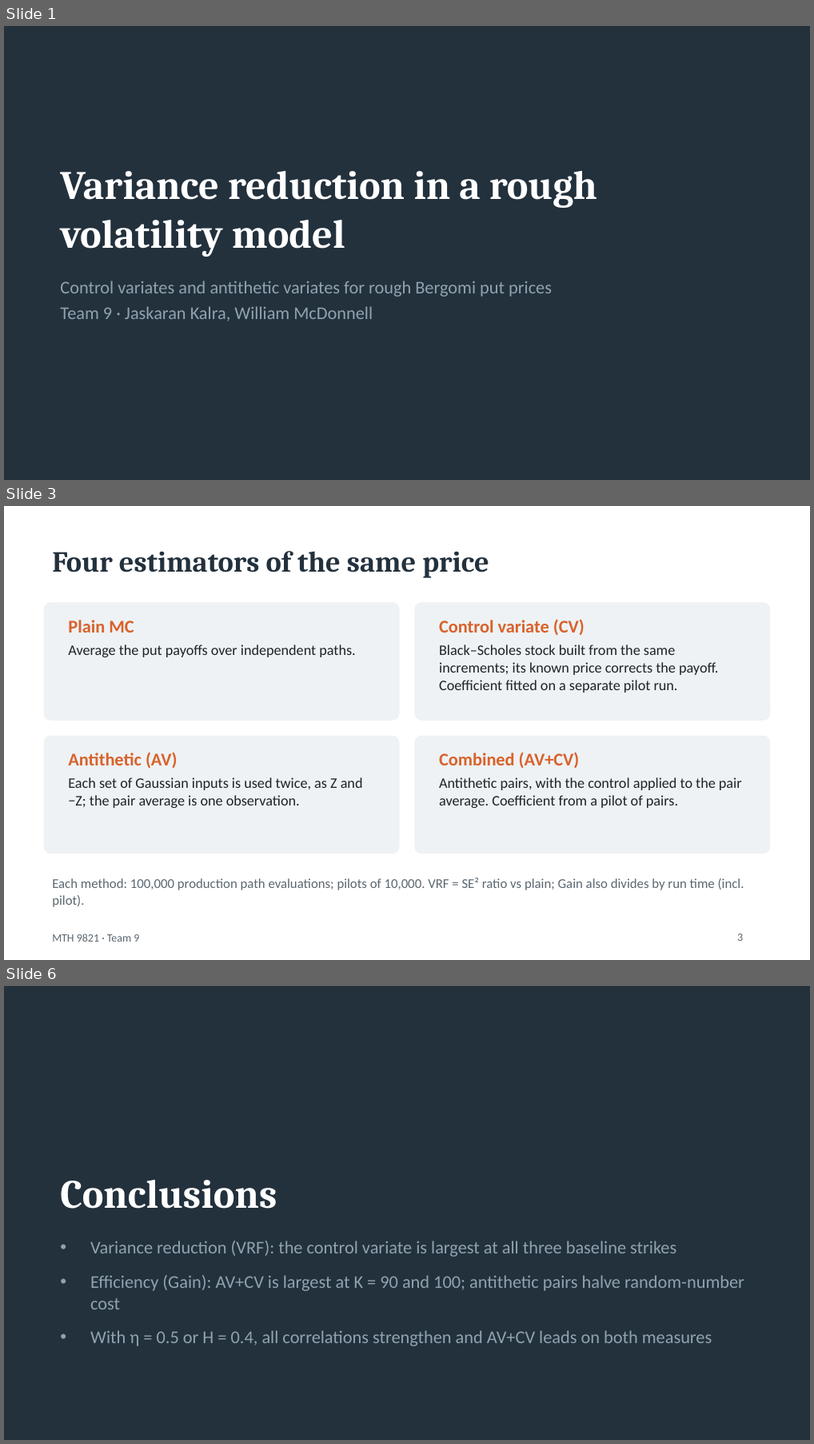
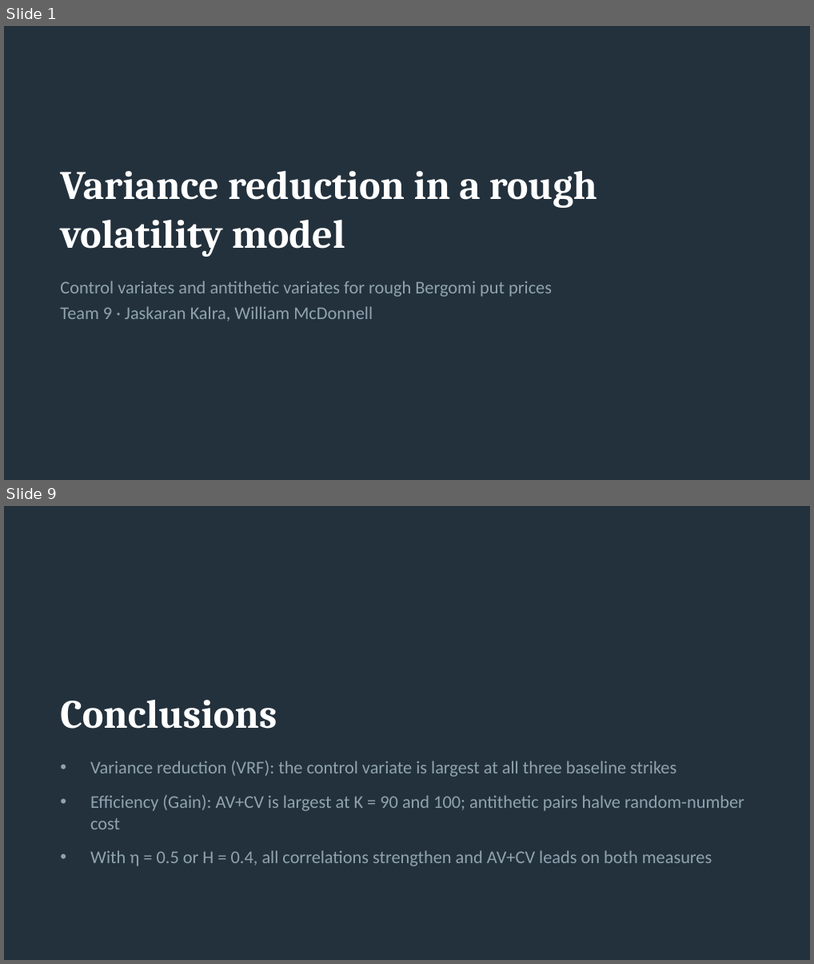
Before and after one commit to karan2615/MTH9821, a slide deck: hw2_slides.pptx. Shown one above the other, each under a label of ours: slides 1, 3 and 6 before the commit, slides 1 and 9 after it; the slides between them are not shown. The pictures are 814x1444 and 814x964 pixels, drawn with LibreOffice and Linux fonts; fonts in the diff are those of the drawing. Boxes give left, top, right and bottom in pixels: in the first picture for what was removed or moved away, otherwise in the second. Text is boxed around its words. In the diff, an @@ line names an element or a change of style, - is before the commit and + after.

```diff
--- a/hw2_slides.pptx
+++ b/hw2_slides.pptx
@@ slide 3 removed at <box>4,506,810,960</box>, background #FFFFFF @@
@@ title removed at <box>52,551,489,578</box> @@
-Four estimators of the same price
@@ rounded rectangle removed at <box>44,603,399,720</box> @@
@@ text removed at <box>68,620,355,657</box> @@
-Plain MC
-Average the put payoffs over independent paths.
@@ rounded rectangle removed at <box>415,603,770,720</box> @@
@@ text removed at <box>439,619,718,692</box> @@
-Control variate (CV)
-Black–Scholes stock built from the same increments; its known price corrects the payoff. Coefficient fitted on a separate pilot run.
@@ rounded rectangle removed at <box>44,736,399,852</box> @@
@@ rounded rectangle removed at <box>415,736,770,852</box> @@
@@ text removed at <box>68,752,363,808</box> @@
-Antithetic (AV)
-Each set of Gaussian inputs is used twice, as Z and −Z; the pair average is one observation.
@@ text removed at <box>439,752,742,808</box> @@
-Combined (AV+CV)
-Antithetic pairs, with the control applied to the pair average. Coefficient from a pilot of pairs.
@@ text removed at <box>52,877,745,907</box> @@
-Each method: 100,000 production path evaluations; pilots of 10,000. VRF = SE² ratio vs plain; Gain also divides by run time (incl. pilot).
@@ text removed at <box>52,933,139,941</box> @@
-MTH 9821 · Team 9
@@ page number removed at <box>738,933,743,940</box> @@
-3
@@ what was slide 6 is now slide 9 @@
```
Also in this commit, not shown: 2 slides changed, 5 slides added, 1 other slide removed.
